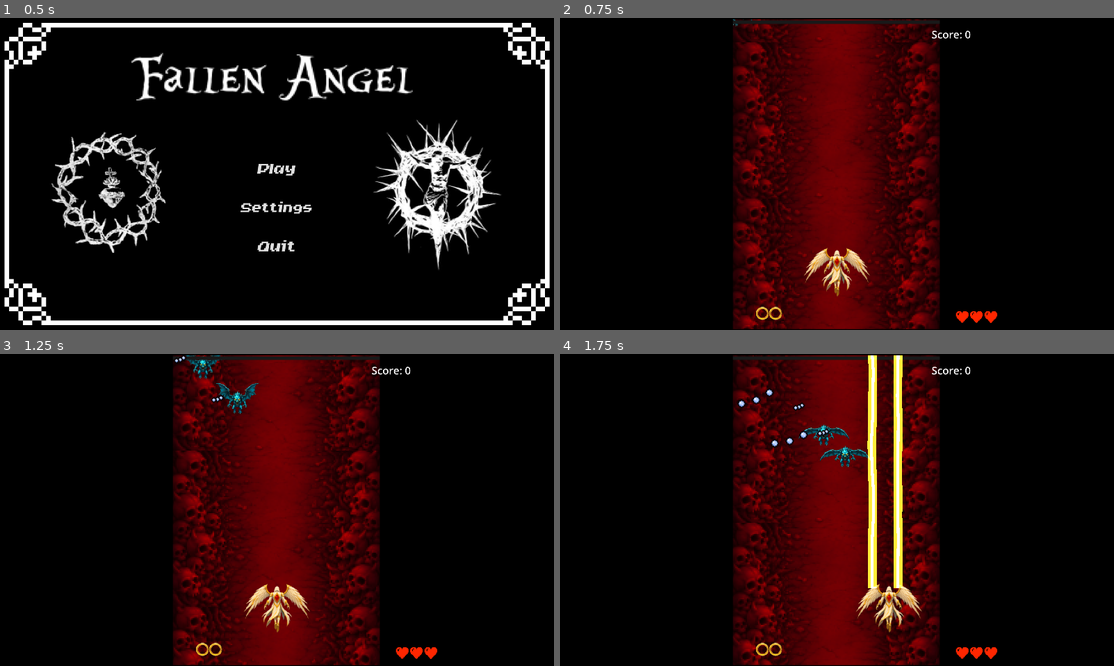
Above: before the commit, frames 1-4 (two rows, left to right).
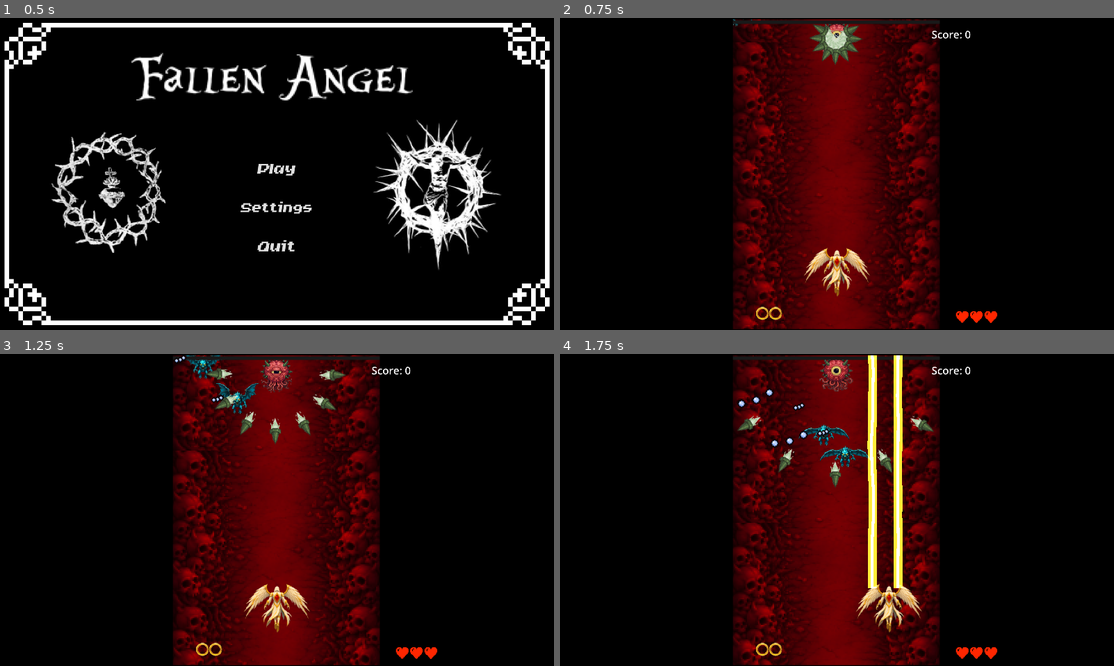
Above: after the commit, the same moments.

Repository: zero236789-sudo/Fallen-Angel
Game: Godot game, scene res://Scenes/Mainmenu.tscn
Same seed, same stepped clock (60 frames per second), same inputs: the game is played once before the commit and once after it.
Inputs (mouse positions are in pixels of both pictures, inside the frame that each line leads up to):
- Up to frame 1 (0.5 s): no input
- Up to frame 2 (0.75 s): click "Play" at 0.5 s
- Up to frame 3 (1.25 s): no input
- Up to frame 4 (1.75 s): move the mouse to (958, 494) at 1.27 s; hold D (ui_right) from 1.28 s (still down); hold Space (shoot) from 1.28 s (still down)

Frame 1 is identical in both runs. In frame 2, 0.7% of the frame differs, in the area x 45-55%, y 1-15%; in frame 3, 1.1%, in the area x 37-63%, y 1-29%; in frame 4, 0.9%.

Commit message:
nuevo enemigo BOLAPINCHO

Diff:
--- /dev/null
+++ b/Enemies/spike_eye.tscn
@@ -0,0 +1,58 @@
+[gd_scene load_steps=10 format=3 uid="uid://bau5bbqndilf8"]
+
+[ext_resource type="Script" uid="uid://bkl6ble4xqt4q" path="res://Scripts/SpikeEye.gd" id="1_v2e8e"]
+[ext_resource type="PackedScene" uid="uid://cxlob7cq2hleh" path="res://Scenes/SpikeBullet.tscn" id="2_v2e8e"]
+[ext_resource type="Texture2D" uid="uid://blilxlo63phrs" path="res://Sprites/bolapincho6.png" id="3_eb5ij"]
+[ext_resource type="Texture2D" uid="uid://ciqcxknp87mxo" path="res://Sprites/bolapincho5.png" id="4_o8iv0"]
+[ext_resource type="Texture2D" uid="uid://c4s4uybp7l7ut" path="res://Sprites/bolapincho3.png" id="5_wlpfc"]
+[ext_resource type="Texture2D" uid="uid://co6c6gf85wej5" path="res://Sprites/bolapincho4.png" id="6_0l3if"]
+[ext_resource type="Texture2D" uid="uid://b7be8orbuq4bp" path="res://Sprites/bolapincho7.png" id="7_sdoig"]
+
+[sub_resource type="SpriteFrames" id="SpriteFrames_hbeph"]
+resource_local_to_scene = true
+animations = [{
+"frames": [{
+"duration": 1.0,
+"texture": ExtResource("3_eb5ij")
+}, {
+"duration": 1.0,
+"texture": ExtResource("4_o8iv0")
+}, {
+"duration": 1.0,
+"texture": ExtResource("5_wlpfc")
+}, {
+"duration": 1.0,
+"texture": ExtResource("6_0l3if")
+}, {
+"duration": 1.0,
+"texture": ExtResource("5_wlpfc")
+}, {
+"duration": 1.0,
+"texture": ExtResource("7_sdoig")
+}],
+"loop": true,
+"name": &"default",
+"speed": 5.0
+}]
+
+[sub_resource type="CircleShape2D" id="CircleShape2D_oxpn2"]
+radius = 59.5399
+
+[node name="SpikeEye" type="CharacterBody2D"]
+collision_layer = 3
+script = ExtResource("1_v2e8e")
+bullet_scene = ExtResource("2_v2e8e")
+bullets_per_shot = 12
+max_health = 50
+
+[node name="AnimatedSprite2D" type="AnimatedSprite2D" parent="."]
+position = Vector2(0.9999962, 0.9999924)
+scale = Vector2(0.24837136, 0.23423006)
+sprite_frames = SubResource("SpriteFrames_hbeph")
+frame_progress = 0.7469528
+
+[node name="CollisionShape2D" type="CollisionShape2D" parent="."]
+position = Vector2(-1, -1)
+shape = SubResource("CircleShape2D_oxpn2")
+
+[node name="AnimationPlayer" type="AnimationPlayer" parent="."]
--- /dev/null
+++ b/Scenes/SpikeBullet.tscn
@@ -0,0 +1,21 @@
+[gd_scene load_steps=4 format=3 uid="uid://cxlob7cq2hleh"]
+
+[ext_resource type="Texture2D" uid="uid://eq74x7dcvwq7" path="res://Sprites/SpikeEyeBullet.png" id="1_5c1xu"]
+[ext_resource type="Script" uid="uid://5nh6psy0bonr" path="res://Scripts/spike_bullet.gd" id="1_u8wpr"]
+
+[sub_resource type="CapsuleShape2D" id="CapsuleShape2D_u8wpr"]
+radius = 22.0
+height = 86.0
+
+[node name="SpikeBullet" type="Area2D"]
+script = ExtResource("1_u8wpr")
+speed = 300.0
+
+[node name="CollisionShape2D" type="CollisionShape2D" parent="."]
+position = Vector2(-2, -1)
+shape = SubResource("CapsuleShape2D_u8wpr")
+
+[node name="Sprite2D" type="Sprite2D" parent="."]
+position = Vector2(-2.0000153, -3.0000305)
+scale = Vector2(0.27720207, 0.26086956)
+texture = ExtResource("1_5c1xu")
--- a/Scenes/game.tscn
+++ b/Scenes/game.tscn
@@ -8,6 +8,7 @@
 [ext_resource type="PackedScene" uid="uid://o5cliqxcmn04" path="res://Scenes/parallax_background.tscn" id="9_h4fw4"]
 [ext_resource type="Texture2D" uid="uid://0jy15scj6anm" path="res://imagen vacia.png" id="10_ldgsr"]
 [ext_resource type="Texture2D" uid="uid://cxv3bbgamwmni" path="res://image-removebg-preview.png" id="10_o5yvi"]
+[ext_resource type="PackedScene" uid="uid://bau5bbqndilf8" path="res://Enemies/spike_eye.tscn" id="10_rku1e"]
 [ext_resource type="PackedScene" uid="uid://bo1ia4oej4ttp" path="res://Enemies/Spider.tscn" id="12_rku1e"]
 
 [sub_resource type="RectangleShape2D" id="RectangleShape2D_wowpa"]
@@ -15,6 +16,21 @@
 
 [sub_resource type="RectangleShape2D" id="RectangleShape2D_i6g32"]
 size = Vector2(716.5, 16)
+
+[sub_resource type="Animation" id="Animation_ldgsr"]
+length = 0.001
+tracks/0/type = "value"
+tracks/0/imported = false
+tracks/0/enabled = true
+tracks/0/path = NodePath(".:position")
+tracks/0/interp = 1
+tracks/0/loop_wrap = true
+tracks/0/keys = {
+"times": PackedFloat32Array(0),
+"transitions": PackedFloat32Array(1),
+"update": 0,
+"values": [Vector2(502, -95)]
+}
 
 [sub_resource type="Animation" id="Animation_h4fw4"]
 resource_name = "new_animation"
@@ -30,21 +46,6 @@
 "transitions": PackedFloat32Array(1, 1),
 "update": 0,
 "values": [Vector2(502, -95), Vector2(1460, 717)]
-}
-
-[sub_resource type="Animation" id="Animation_ldgsr"]
-length = 0.001
-tracks/0/type = "value"
-tracks/0/imported = false
-tracks/0/enabled = true
-tracks/0/path = NodePath(".:position")
-tracks/0/interp = 1
-tracks/0/loop_wrap = true
-tracks/0/keys = {
-"times": PackedFloat32Array(0),
-"transitions": PackedFloat32Array(1),
-"update": 0,
-"values": [Vector2(502, -95)]
 }
 
 [sub_resource type="AnimationLibrary" id="AnimationLibrary_o5yvi"]
@@ -53,6 +54,21 @@
 &"new_animation": SubResource("Animation_h4fw4")
 }
 
+[sub_resource type="Animation" id="Animation_rfjv2"]
+length = 0.001
+tracks/0/type = "value"
+tracks/0/imported = false
+tracks/0/enabled = true
+tracks/0/path = NodePath(".:position")
+tracks/0/interp = 1
+tracks/0/loop_wrap = true
+tracks/0/keys = {
+"times": PackedFloat32Array(0),
+"transitions": PackedFloat32Array(1),
+"update": 0,
+"values": [Vector2(324, -276)]
+}
+
 [sub_resource type="Animation" id="Animation_rku1e"]
 resource_name = "new_animation"
 length = 2.0
@@ -67,21 +83,6 @@
 "transitions": PackedFloat32Array(1, 1),
 "update": 0,
 "values": [Vector2(324, -276), Vector2(1460, 717)]
-}
-
-[sub_resource type="Animation" id="Animation_rfjv2"]
-length = 0.001
-tracks/0/type = "value"
-tracks/0/imported = false
-tracks/0/enabled = true
-tracks/0/path = NodePath(".:position")
-tracks/0/interp = 1
-tracks/0/loop_wrap = true
-tracks/0/keys = {
-"times": PackedFloat32Array(0),
-"transitions": PackedFloat32Array(1),
-"update": 0,
-"values": [Vector2(324, -276)]
 }
 
 [sub_resource type="AnimationLibrary" id="AnimationLibrary_1phco"]
@@ -90,6 +91,21 @@
 &"new_animation": SubResource("Animation_rku1e")
 }
 
+[sub_resource type="Animation" id="Animation_nnt18"]
+length = 0.001
+tracks/0/type = "value"
+tracks/0/imported = false
+tracks/0/enabled = true
+tracks/0/path = NodePath(".:position")
+tracks/0/interp = 1
+tracks/0/loop_wrap = true
+tracks/0/keys = {
+"times": PackedFloat32Array(0),
+"transitions": PackedFloat32Array(1),
+"update": 0,
+"values": [Vector2(146, -456)]
+}
+
 [sub_resource type="Animation" id="Animation_nb51f"]
 resource_name = "new_animation"
 length = 2.0
@@ -104,21 +120,6 @@
 "transitions": PackedFloat32Array(1, 1),
 "update": 0,
 "values": [Vector2(146, -456), Vector2(1460, 717)]
-}
-
-[sub_resource type="Animation" id="Animation_nnt18"]
-length = 0.001
-tracks/0/type = "value"
-tracks/0/imported = false
-tracks/0/enabled = true
-tracks/0/path = NodePath(".:position")
-tracks/0/interp = 1
-tracks/0/loop_wrap = true
-tracks/0/keys = {
-"times": PackedFloat32Array(0),
-"transitions": PackedFloat32Array(1),
-"update": 0,
-"values": [Vector2(146, -456)]
 }
 
 [sub_resource type="AnimationLibrary" id="AnimationLibrary_ewbju"]
@@ -265,3 +266,6 @@
 &"": SubResource("AnimationLibrary_ewbju")
 }
 autoplay = "new_animation"
+
+[node name="SpikeEye" parent="." instance=ExtResource("10_rku1e")]
+position = Vector2(956, 71)
--- /dev/null
+++ b/Scripts/SpikeEye.gd
@@ -0,0 +1,89 @@
+extends CharacterBody2D
+
+@export var bullet_scene: PackedScene
+@export var fire_rate: float = 2.0        # Dispara lento (básico tiene 0.5)
+@export var bullets_per_shot: int = 8     # Muchas balas en anillo
+@export var spread_angle: float = 360.0   # Anillo completo
+@export var aim_at_player: bool = false   # No apunta, dispara en todas direcciones
+@export var max_health: int = 60          # Mucha vida (básico tiene 16)
+@export var points: int = 300             # Da más puntos por ser difícil
+
+var current_health: int
+var player: Node2D
+var can_shoot := false
+var is_dead := false
+
+func _ready():
+	current_health = max_health
+	add_to_group("enemy")
+
+	var players = get_tree().get_nodes_in_group("player")
+	if players.size() > 0:
+		player = players[0]
+	else:
+		push_error("Player not found")
+
+	# Arranca la animación
+	var sprite = get_node_or_null("AnimatedSprite2D")
+	if sprite:
+		sprite.animation = "default"
+		sprite.play()
+
+	start_shooting()
+
+# SHOOTING
+func start_shooting():
+	if can_shoot:
+		return
+	can_shoot = true
+	shoot_loop()
+
+func shoot_loop() -> void:
+	while is_instance_valid(self) and not is_dead:
+		shoot()
+		await get_tree().create_timer(fire_rate).timeout
+
+func shoot():
+	if bullet_scene == null:
+		push_error("bullet_scene is not assigned in TankEnemy!")
+		return
+
+	# Dispara en anillo completo repartiendo las balas uniformemente
+	for i in range(bullets_per_shot):
+		var angle = (TAU / bullets_per_shot) * i
+		spawn_bullet(Vector2(cos(angle), sin(angle)))
+
+func spawn_bullet(dir: Vector2):
+	if bullet_scene == null:
+		return
+
+	var bullet = bullet_scene.instantiate()
+	bullet.global_position = global_position
+
+	if "direction" in bullet:
+		bullet.direction = dir.normalized()
+
+	get_tree().current_scene.add_child.call_deferred(bullet)
+
+# DAÑO
+func take_damage(amount: int) -> void:
+	if is_dead:
+		return
+	current_health -= amount
+	flash_damage()
+	if current_health <= 0:
+		die()
+
+func flash_damage() -> void:
+	var sprite = get_node_or_null("AnimatedSprite2D")
+	if sprite:
+		sprite.modulate = Color.RED
+	await get_tree().create_timer(0.1).timeout
+	if sprite:
+		sprite.modulate = Color.WHITE
+
+func die() -> void:
+	if is_dead:
+		return
+	is_dead = true
+	queue_free()
--- /dev/null
+++ b/Scripts/spike_bullet.gd
@@ -0,0 +1,49 @@
+# ════════════════════════════════════════════════════════════
+# SPIKE BULLET - Proyectil disparado por el SpikeEye
+# ════════════════════════════════════════════════════════════
+extends Area2D
+
+# ─── Configuración exportable ────────────────────────────────
+@export var speed: float = 250  # Un poco más lenta que la normal (300)
+
+# ─── Variables internas ──────────────────────────────────────
+var direction: Vector2 = Vector2.DOWN
+var can_hit: bool = false
+
+# ─── Inicialización ──────────────────────────────────────────
+func _ready():
+	add_to_group("enemy_bullet")
+
+	if not area_entered.is_connected(_on_area_entered):
+		area_entered.connect(_on_area_entered)
+	if not body_entered.is_connected(_on_body_entered):
+		body_entered.connect(_on_body_entered)
+
+	# Rotar el sprite para que apunte en la dirección que va
+	rotation = direction.angle() - PI / 2
+
+	await get_tree().create_timer(0.1).timeout
+	can_hit = true
+
+# ─── Movimiento ──────────────────────────────────────────────
+func _process(delta: float) -> void:
+	position += direction * speed * delta
+
+# ─── Colisiones ──────────────────────────────────────────────
+func _on_area_entered(area: Area2D) -> void:
+	if not can_hit:
+		return
+	if area.is_in_group("player"):
+		if area.has_method("take_damage"):
+			area.take_damage(1)
+		queue_free()
+
+func _on_body_entered(body: Node2D) -> void:
+	if not can_hit:
+		return
+	if body.is_in_group("player"):
+		if body.has_method("take_damage"):
+			body.take_damage(1)
+		queue_free()
+	elif body.is_in_group("wall"):
+		queue_free()
Not shown: 1 places in Scenes/game.tscn that only renumber resources
Not shown, added: Scripts/SpikeEye.gd.uid
Not shown, added: Scripts/spike_bullet.gd.uid
Binary file added: Sprites/SpikeEyeBullet.png
Not shown, added: Sprites/SpikeEyeBullet.png.import
Binary file added: Sprites/bolapincho2 (1).png
Not shown, added: Sprites/bolapincho2 (1).png.import
Binary file added: Sprites/bolapincho3.png
Not shown, added: Sprites/bolapincho3.png.import
Binary file added: Sprites/bolapincho4.png
Not shown, added: Sprites/bolapincho4.png.import
Binary file added: Sprites/bolapincho5.png
(and 6 more such lines)
